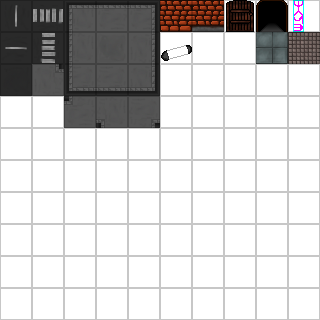
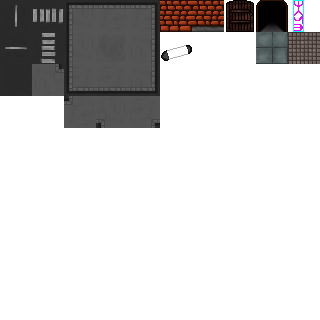
Revision of a layered 320 × 320 image; what changed, layer by layer:
hid group "Groupe 1" (1 layers) over [left=0, top=0, right=320, bottom=320]
